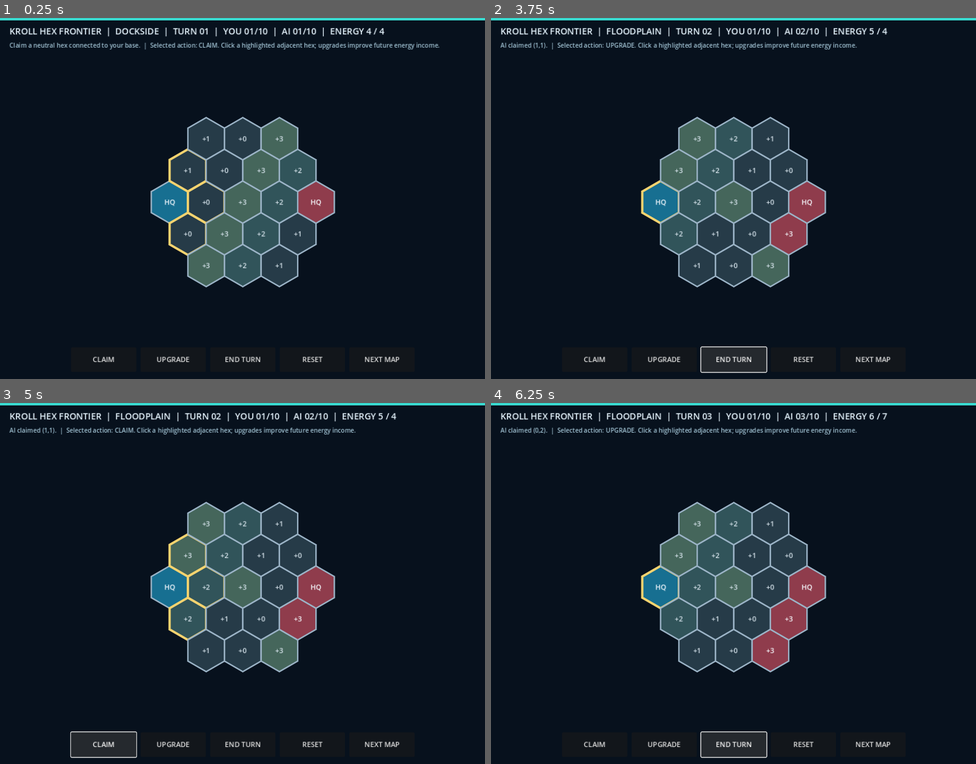
Above: before the commit, frames 1-4 (two rows, left to right).
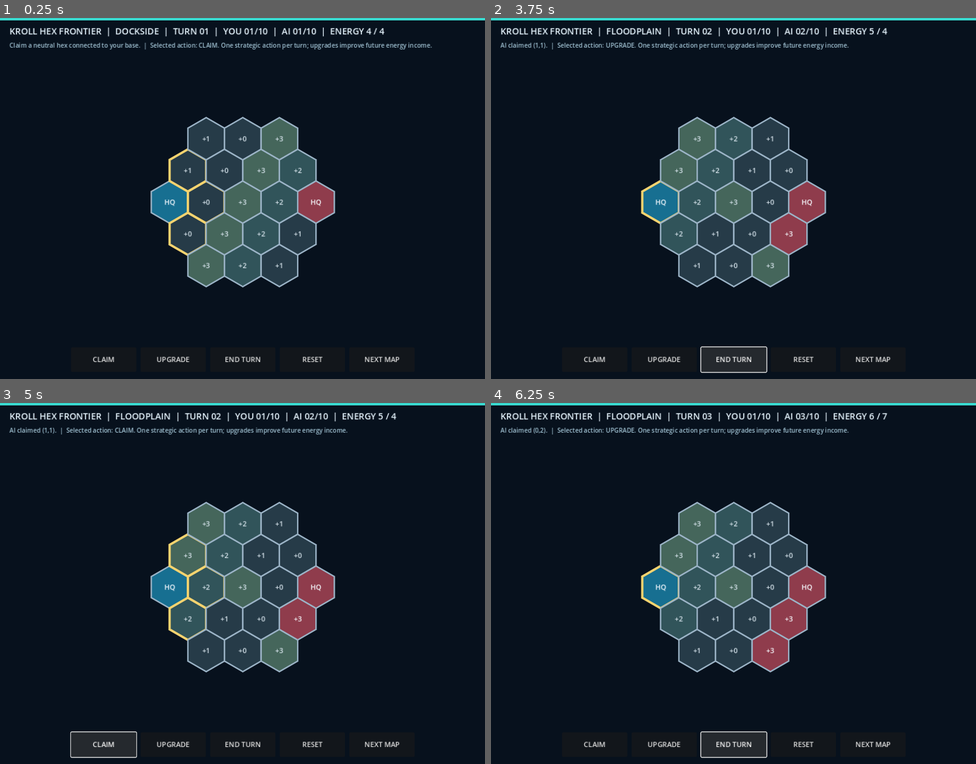
Above: after the commit, the same moments.

Repository: qaqp980520-prog/2126-Survival
Game: Godot game, scene res://main.tscn
The game is run twice, just before and just after one commit, with the same random seed, the same clock (stepped at 60 frames per second) and the same inputs.
Inputs:
- Up to frame 1 (0.25 s): no input
- Up to frame 2 (3.75 s): click "NEXT MAP" at 0.5 s; click "NEXT MAP" at 1.25 s; click "CLAIM" at 2 s; click "UPGRADE" at 2.75 s; click "END TURN" at 3.5 s
- Up to frame 3 (5 s): click "CLAIM" at 4.25 s
- Up to frame 4 (6.25 s): click "UPGRADE" at 5 s; click "END TURN" at 5.75 s

The runs differ from the first frame. In frame 1, 0.4% of the frame differs, in the area x 46-91%, y 6-9%; in frame 2, 0.4%; in frame 3, 0.4%, in the area x 28-74%, y 6-9%; in frame 4, 0.4%.

Commit message:
Explain the one-action-per-turn rule in the HUD

Diff:
--- a/daily_games/KROLL_Hex_Frontier/main.gd
+++ b/daily_games/KROLL_Hex_Frontier/main.gd
@@ -167,7 +167,7 @@
     elif winner == 2:
         _detail_label.text = "KROLL AI CONTROLLED TEN HEXES. RESET OR TRY ANOTHER MAP."
     else:
-        _detail_label.text = "%s  |  Selected action: %s. Click a highlighted adjacent hex; upgrades improve future energy income." % [
+        _detail_label.text = "%s  |  Selected action: %s. One strategic action per turn; upgrades improve future energy income." % [
             str(_state.get("last_action", "")),
             _selected_action.to_upper()
         ]
